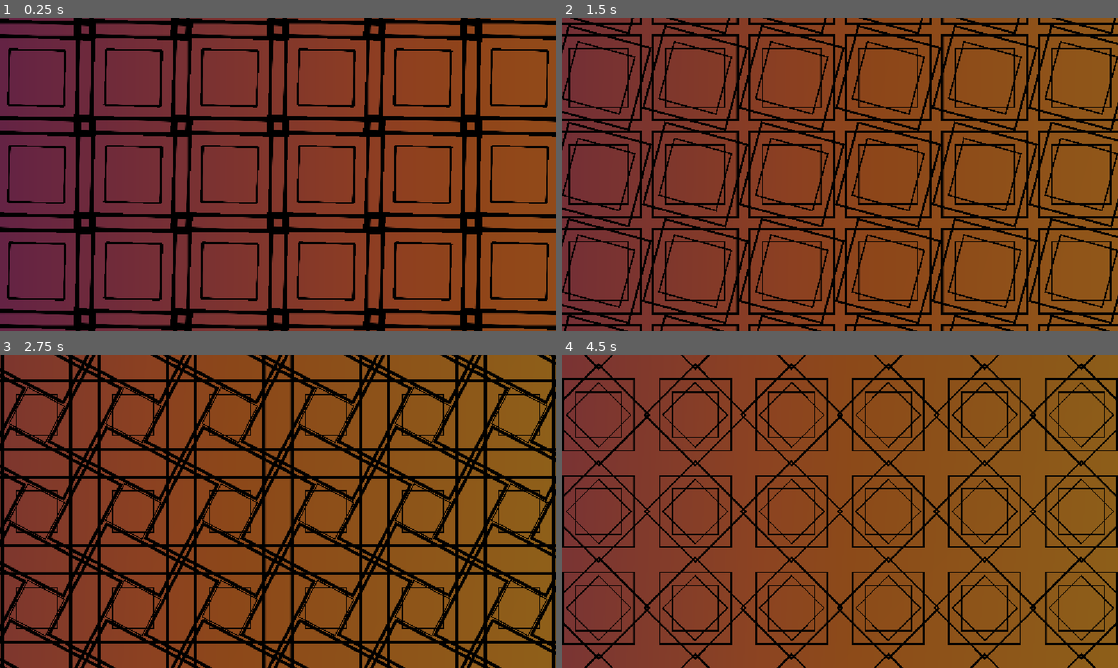
Above: before the commit, frames 1-4 (two rows, left to right).
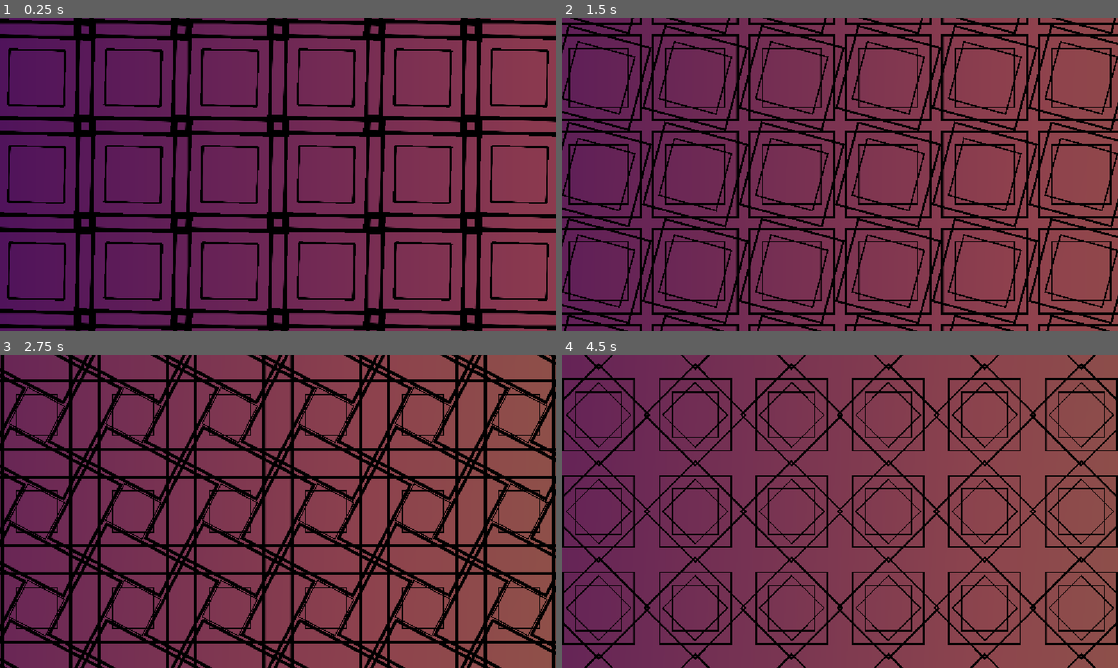
Above: after the commit, the same moments.

Repository: Juju-brz/GDVJ
Game: Godot game, scene res://templates/01_Superpositions_géométriques.tscn
Two runs of this game, one before a commit and one after it. Both use one fixed random seed, a clock stepped at 60 frames per second and the inputs below.
Inputs (mouse positions are in pixels of both pictures, inside the frame that each line leads up to):
- Up to frame 1 (0.25 s): no input
- Up to frame 2 (1.5 s): move the mouse to (962, 158) at 0.52 s; move the mouse to (728, 190) at 1.27 s
- Up to frame 3 (2.75 s): move the mouse to (333, 442) at 2.02 s
- Up to frame 4 (4.5 s): move the mouse to (812, 574) at 2.77 s; move the mouse to (1006, 558) at 3.52 s; move the mouse to (673, 464) at 4.27 s

The runs differ from the first frame. In frame 1, 74% of the frame differs, in the area x 5-100%, y 0-100%; in frame 2, 78%; in frame 3, 72%; in frame 4, 86%, in the area x 0-100%, y 0-100%.

Commit message:
better color, better everything

Diff:
--- a/templates/01_Superpositions_géométriques.tscn
+++ b/templates/01_Superpositions_géométriques.tscn
@@ -1,9 +1,12 @@
-[gd_scene load_steps=6 format=3 uid="uid://qywxpr5vvcjj"]
+[gd_scene load_steps=7 format=3 uid="uid://qywxpr5vvcjj"]
 
 [ext_resource type="PackedScene" uid="uid://bp8w6tlng3j86" path="res://baseScene.tscn" id="1_qwknm"]
 [ext_resource type="Script" uid="uid://c4hfbx71iow0l" path="res://templates/01_Superpositions_Géometriques_MainScript.gd" id="1_um0o5"]
 [ext_resource type="Shader" uid="uid://b0jcj53b5croi" path="res://templates/persianPattern.gdshader" id="2_dlh1b"]
-[ext_resource type="Texture2D" uid="uid://cxk1yqvdskdin" path="res://geometries/Square.svg" id="3_evy8j"]
+[ext_resource type="Texture2D" uid="uid://cxk1yqvdskdin" path="res://geometries/Square.svg" id="4_qwknm"]
+
+[sub_resource type="ShaderMaterial" id="ShaderMaterial_qwknm"]
+shader = ExtResource("2_dlh1b")
 
 [sub_resource type="ShaderMaterial" id="ShaderMaterial_m48li"]
 resource_local_to_scene = true
@@ -19,11 +22,12 @@
 GRADIENT_ANGLE_SPEED = 10.0
 
 [node name="ColorRect" parent="." index="0"]
-material = null
+visible = false
+material = SubResource("ShaderMaterial_qwknm")
 
 [node name="Square" parent="." index="1"]
 z_index = 2
-texture = ExtResource("3_evy8j")
+texture = ExtResource("4_qwknm")
 
 [node name="ColorRect2" type="ColorRect" parent="." index="2"]
 z_index = 1
--- a/templates/persianPattern.gdshader
+++ b/templates/persianPattern.gdshader
@@ -3,11 +3,11 @@
 void fragment() {
 
 	vec3 color1 = vec3(0.54, 0.13, 0.52);
-	vec3 color2 = vec3(0.94, 0.44, 0.12);
+	vec3 color2 = vec3(0.94, 0.44, 0.42);
 	vec3 color3 = vec3(0.91, 0.25, 0.34);
 	vec2 uv = UV;
 	float facteur = 0.4;  // Facteur de mélange (0.0 à 1.0)
-	uv += vec2(0.4, 0.4);
+	//uv += vec2(0.4, 0.4);
 	//float valeur_melangee = mix(uv.x, facteur, 0.5);  // Mélange à 50%
 
 	vec3 col = mix(color1, color2, uv.x + sin(TIME *0.5) *0.5);
